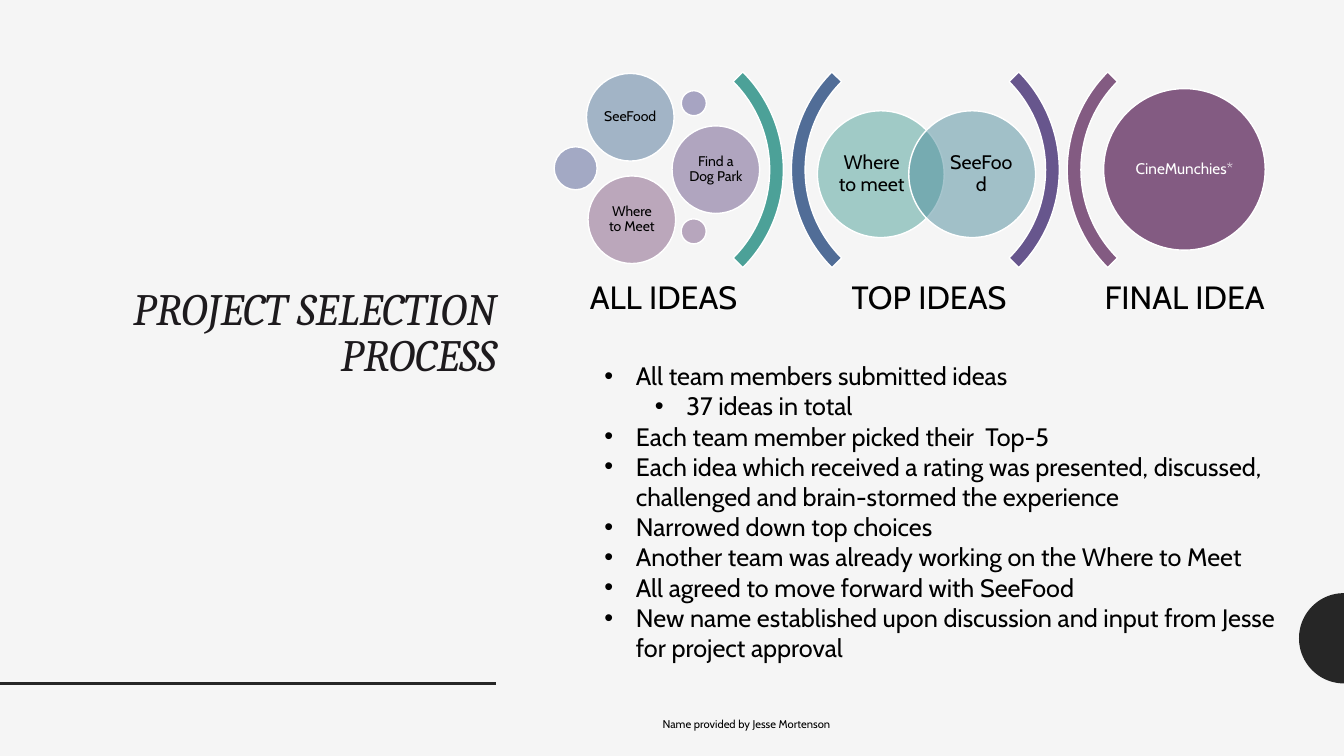
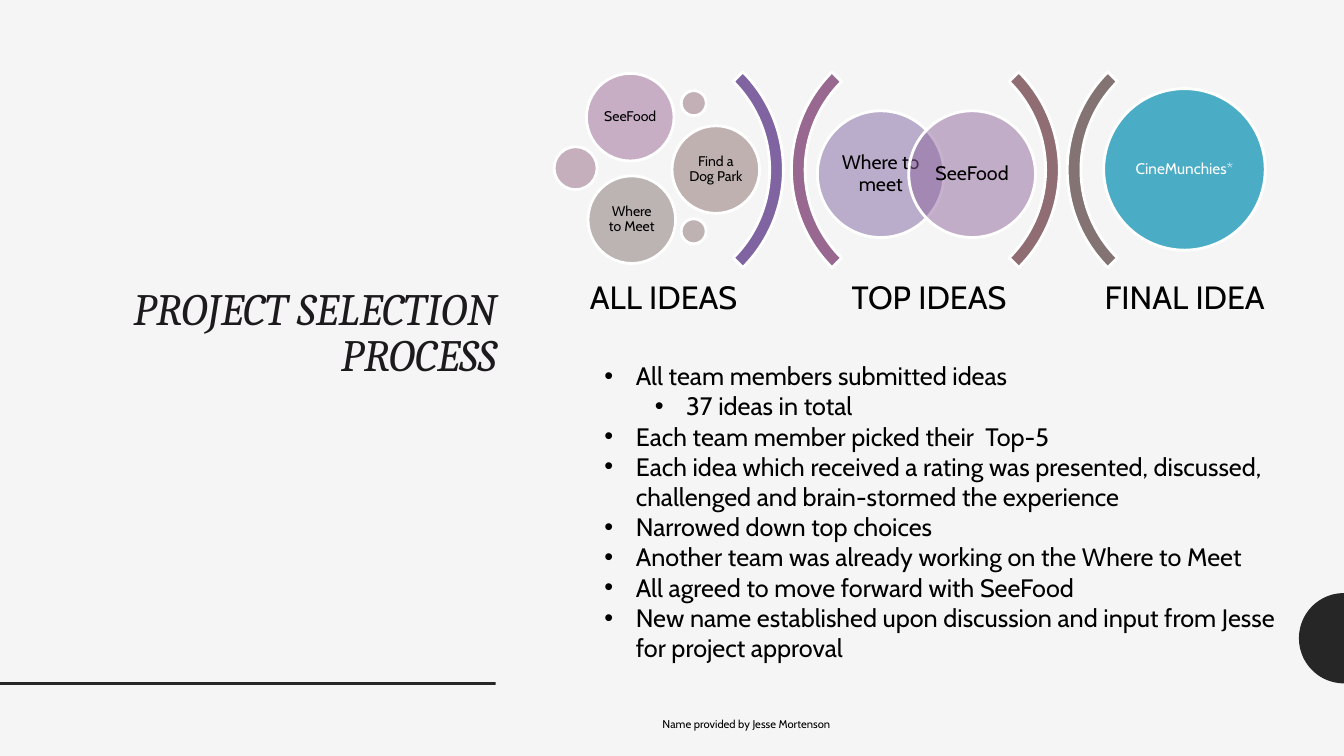
Before and after one commit to ZacKeilholz/CineMunchies, a slide deck: slide 8 of Team Urkel v04.pptx. Drawn at 1344x756 pixels with LibreOffice and Linux fonts; fonts in the diff are those of the drawing. Boxes give left, top, right and bottom in pixels: in the first picture for what was removed or moved away, otherwise in the second. Text is boxed around its words. In the diff, an @@ line names an element or a change of style, - is before the commit and + after.

Commit message:
Updated Powerpoint

```diff
--- a/Team Urkel v04.pptx
+++ b/Team Urkel v04.pptx
@@ arch (boxed as its full ring) at (507,32,784,308): fill #4CA198 to #8064A2; outline #FFFFFF 1 pt to #FFFFFF 2 pt @@
@@ arch (boxed as its full ring) at (782,32,1059,308): fill #67568D to #8F6D72; outline #FFFFFF 1 pt to #FFFFFF 2 pt @@
@@ arch (boxed as its full ring) at (791,32,1068,308): fill #516D97 to #996891; outline #FFFFFF 1 pt to #FFFFFF 2 pt @@
@@ arch (boxed as its full ring) at (1067,32,1344,308): fill #835B82 to #847D73; outline #FFFFFF 1 pt to #FFFFFF 2 pt @@
@@ ellipse "SeeFood": place and size @@
-ellipse "SeeFood" at (604,110,656,121)
+ellipse "SeeFood" at (587,74,675,161)
@@ ellipse "SeeFood" at (587,74,675,161): less space between paragraphs; fill none to #9A6897 at 50% opacity; outline none to #FFFFFF 2 pt @@
@@ ellipse "CineMunchies*": place and size @@
-ellipse "CineMunchies*" at (1136,162,1233,174)
+ellipse "CineMunchies*" at (1104,89,1265,250)
@@ ellipse "CineMunchies*" at (1104,89,1265,250): less space between paragraphs; fill none to #4BACC6; outline none to #FFFFFF 2 pt @@
@@ group removed at (587,74,1265,263): 6 ellipses @@
@@ ellipse at (682,91,707,116): fill #5B5590 at 50% opacity to #916C78 at 50% opacity; outline #FFFFFF 1 pt to #FFFFFF 2 pt @@
@@ ellipse "Where to meet": place and size @@
-ellipse "Where to meet" at (839,154,905,191)
+ellipse "Where to meet" at (818,111,945,238)
@@ ellipse "Where to meet" at (818,111,945,238): less space between paragraphs; fill none to #8064A2 at 50% opacity; outline none to #FFFFFF 2 pt @@
@@ ellipse "SeeFood": place and size @@
-ellipse "SeeFood" at (980,578,1074,598)
+ellipse "SeeFood" at (909,111,1036,238)
@@ ellipse "SeeFood" at (909,111,1036,238): less space between paragraphs; fill none to #90669E at 50% opacity; outline none to #FFFFFF 2 pt @@
@@ ellipse at (555,147,598,191): fill #535F94 at 50% opacity to #966A86 at 50% opacity; outline #FFFFFF 1 pt to #FFFFFF 2 pt @@
@@ ellipse "Find a Dog Park": place and size @@
-ellipse "Find a Dog Park" at (689,155,742,185)
+ellipse "Find a Dog Park" at (673,126,760,214)
@@ ellipse "Find a Dog Park" at (673,126,760,214): less space between paragraphs; fill none to #8D6E6F at 50% opacity; outline none to #FFFFFF 2 pt @@
@@ ellipse "Where to Meet": place and size @@
-ellipse "Where to Meet" at (609,205,654,231)
+ellipse "Where to Meet" at (588,175,676,263)
@@ ellipse "Where to Meet" at (588,175,676,263): less space between paragraphs; fill none to #847D73 at 50% opacity; outline none to #FFFFFF 2 pt @@
```
Also in this commit, not shown: 14 other slides changed, 1 slide added, 1 slide removed, 1 other file.
